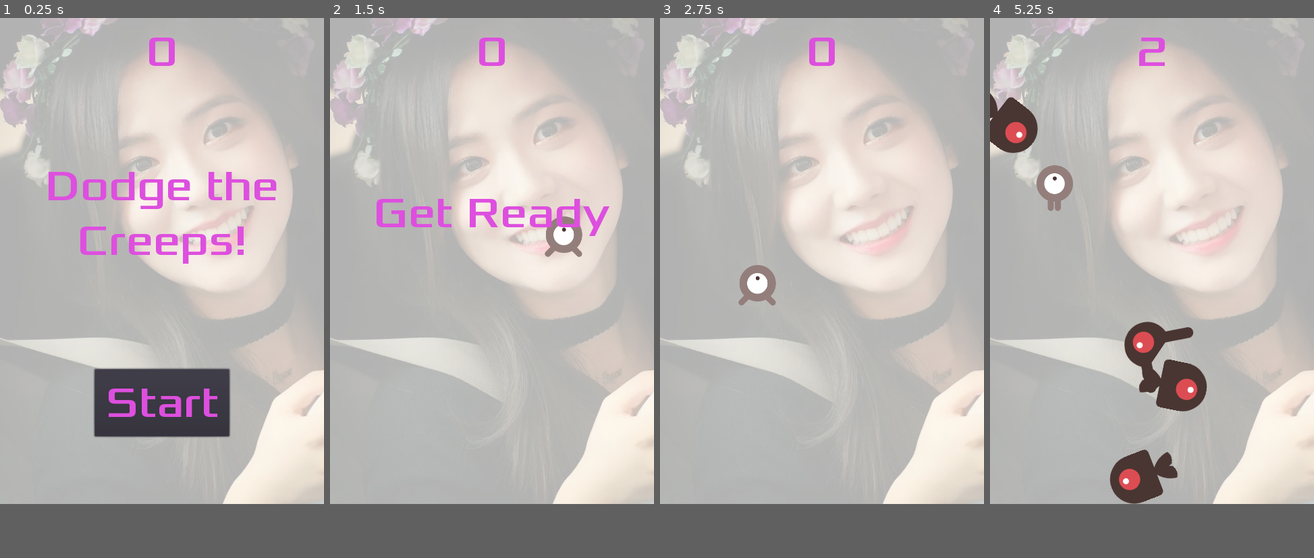
Above: before the commit, frames 1-4 (left to right).
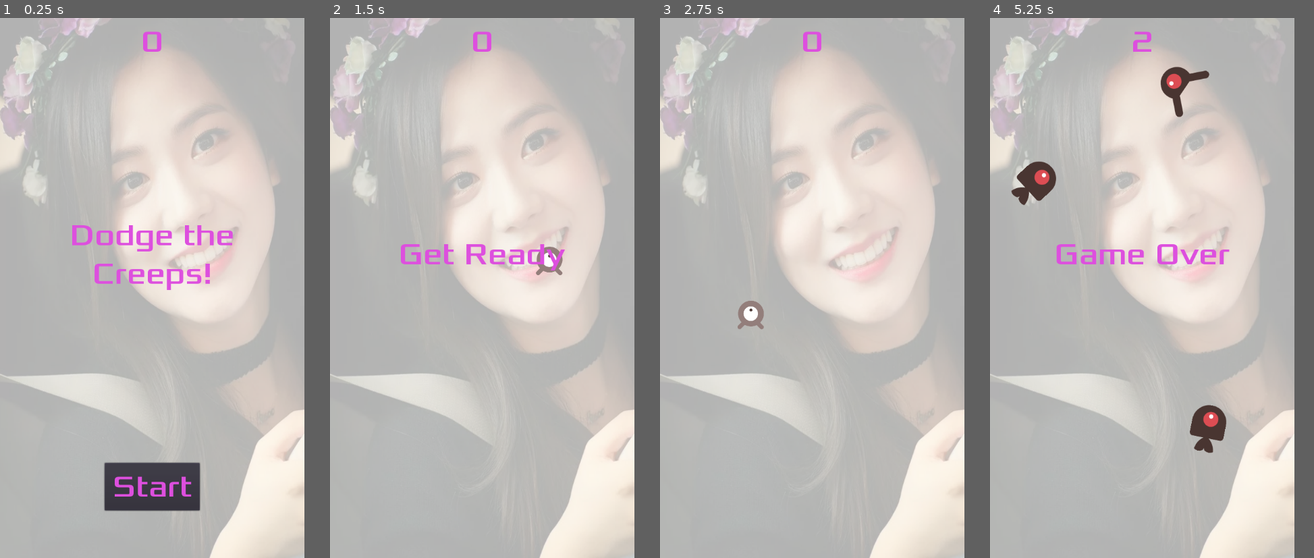
Above: after the commit, the same moments.

Repository: NitiJaru/demoGoDot
Game: Godot game, scene res://Main.tscn
Two runs of this game, one before a commit and one after it. Both use one fixed random seed, a clock stepped at 60 frames per second and the inputs below. Sound files missing from this copy of the repository are replaced by a short silence.
Inputs (mouse positions are in pixels of both pictures, inside the frame that each line leads up to):
- Up to frame 1 (0.25 s): no input
- Up to frame 2 (1.5 s): click "Start" at 0.5 s; tap Enter at 1.25 s; move the mouse to (563, 234) at 1.27 s; hold Right (ui_right) from 1.28 s (still down)
- Up to frame 3 (2.75 s): move the mouse to (757, 288) at 2.02 s; release Right (ui_right) at 2.03 s; hold Down (ui_down) from 2.03 s (still down)
- Up to frame 4 (5.25 s): move the mouse to (1184, 153) at 2.77 s; release Down (ui_down) at 2.78 s; hold Right (ui_right) 2.78-3.53 s; move the mouse to (1135, 358) at 3.52 s; hold Up (ui_up) 3.53-4.28 s; move the mouse to (1249, 331) at 4.27 s; hold Left (ui_left) from 4.28 s (still down); move the mouse to (1054, 185) at 5.02 s
In our replay, the window is 480x720 before the commit and 451x800 after it. These sizes can differ from the game's own. Grey fills any space a smaller window leaves; there, only what the larger window draws over its background counts as a difference.

The runs differ from the first frame. In frame 1, 29% of the frame differs, in the area x 0-100%, y 0-100%; in frame 2, 22%; in frame 3, 20%; in frame 4, 27%.

Commit message:
Update full screen size on myFirstGame
Signed-off-by: Earn <earndarkness@perfenterprise.com>

Diff:
--- a/src/myFirstGame/Main.gd
+++ b/src/myFirstGame/Main.gd
@@ -4,14 +4,9 @@
 var score
 
 func _ready():
-    randomize()
-    pass
-
-#func _process(delta):
-#	# Called every frame. Delta is time since last frame.
-#	# Update game logic here.
-#	pass
-
+	# Set full screen size
+	OS.set_window_maximized(true)
+#	randomize()
 
 func game_over():
     $ScoreTimer.stop()
@@ -23,7 +18,7 @@
 
 func new_game():
     score = 0
-    $Player.start()
+    $Player.start($StartPosition2D.position)
     $StartTimer.start()
     $HUD.update_score(score)
     $HUD.show_message("Get Ready")
@@ -38,7 +33,6 @@
     score += 1
     $HUD.update_score(score)
     pass # replace with function body
-
 
 func _on_MobTimer_timeout():
     # Choose a random location on Path2D.
@@ -57,7 +51,6 @@
     mob.set_linear_velocity(Vector2(rand_range(mob.min_speed, mob.max_speed), 0).rotated(direction))
     pass # replace with function body
 
-
 func _on_BackgroundSound_finished():
     $BackgroundSound.play()
     pass # replace with function body
--- a/src/myFirstGame/Main.tscn
+++ b/src/myFirstGame/Main.tscn
@@ -12,7 +12,7 @@
 
 bake_interval = 5.0
 _data = {
-"points": PoolVector2Array( 0, 0, 0, 0, -0.0228882, -0.0706525, 0, 0, 0, 0, 480.019, 0.111965, 0, 0, 0, 0, 481.059, 719.409, 0, 0, 0, 0, -0.276482, 719.897, 0, 0, 0, 0, -0.0228882, -0.0706525 )
+"points": PoolVector2Array( 0, 0, 0, 0, -0.0228882, -0.0706525, 0, 0, 0, 0, 640.328, -0.22684, 0, 0, 0, 0, 640.472, 1135.77, 0, 0, 0, 0, -0.0416679, 1136.05, 0, 0, 0, 0, -0.0228882, -0.0706525 )
 }
 
 [node name="Main" type="Node" index="0"]
@@ -22,8 +22,8 @@
 
 [node name="Sprite" type="Sprite" parent="." index="0"]
 
-position = Vector2( 240.074, 359.651 )
-scale = Vector2( 0.689027, 0.686889 )
+position = Vector2( 320.225, 568.11 )
+scale = Vector2( 0.918666, 1.08484 )
 texture = ExtResource( 3 )
 _sections_unfolded = [ "Transform" ]
 
@@ -55,6 +55,7 @@
 editor/display_folded = true
 self_modulate = Color( 0.5, 0.6, 1, 0.7 )
 curve = SubResource( 1 )
+_sections_unfolded = [ "Transform" ]
 
 [node name="MobSpawnLocation" type="PathFollow2D" parent="MobPath" index="0"]
 
@@ -88,6 +89,11 @@
 mix_target = 0
 bus = "Master"
 
+[node name="StartPosition2D" type="Position2D" parent="." index="9"]
+
+position = Vector2( 321.504, 568.388 )
+_sections_unfolded = [ "Transform" ]
+
 [connection signal="hit" from="Player" to="." method="game_over"]
 
 [connection signal="timeout" from="MobTimer" to="." method="_on_MobTimer_timeout"]
--- a/src/myFirstGame/Player.gd
+++ b/src/myFirstGame/Player.gd
@@ -11,8 +11,8 @@
 	pass
 
 func _input(event):
-   if event is InputEventMouseMotion:
-      position = event.position
+	if event is InputEventMouseMotion:
+		position = event.position
 
 #func _process(delta):
 #    var velocity = Vector2() # The player's movement vector.
@@ -47,6 +47,7 @@
     $CollisionShape2D.disabled = true
     pass # replace with function body
 
-func start():
-    show()
-    $CollisionShape2D.disabled = false
+func start(pos):
+	position = pos
+	show()
+	$CollisionShape2D.disabled = false
--- a/src/myFirstGame/project.godot
+++ b/src/myFirstGame/project.godot
@@ -16,9 +16,11 @@
 
 [display]
 
-window/size/width=480
-window/size/height=720
+window/size/width=640
+window/size/height=1136
 window/size/resizable=false
+window/stretch/mode="viewport"
+window/stretch/aspect="keep"
 
 [rendering]
 
